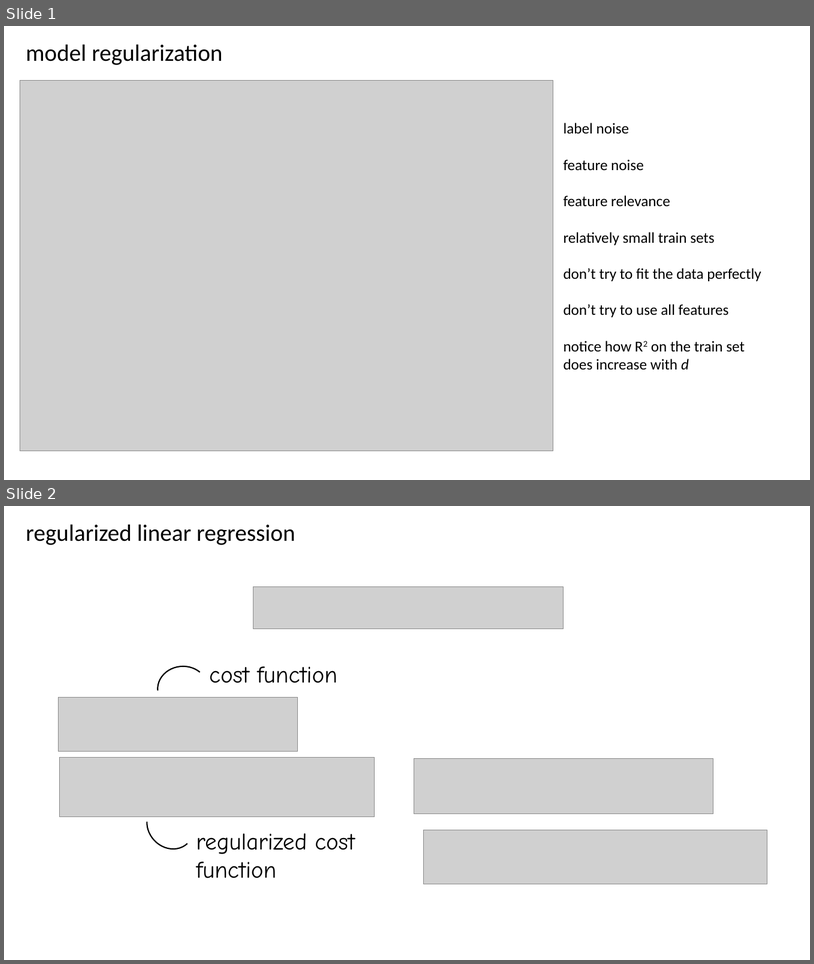
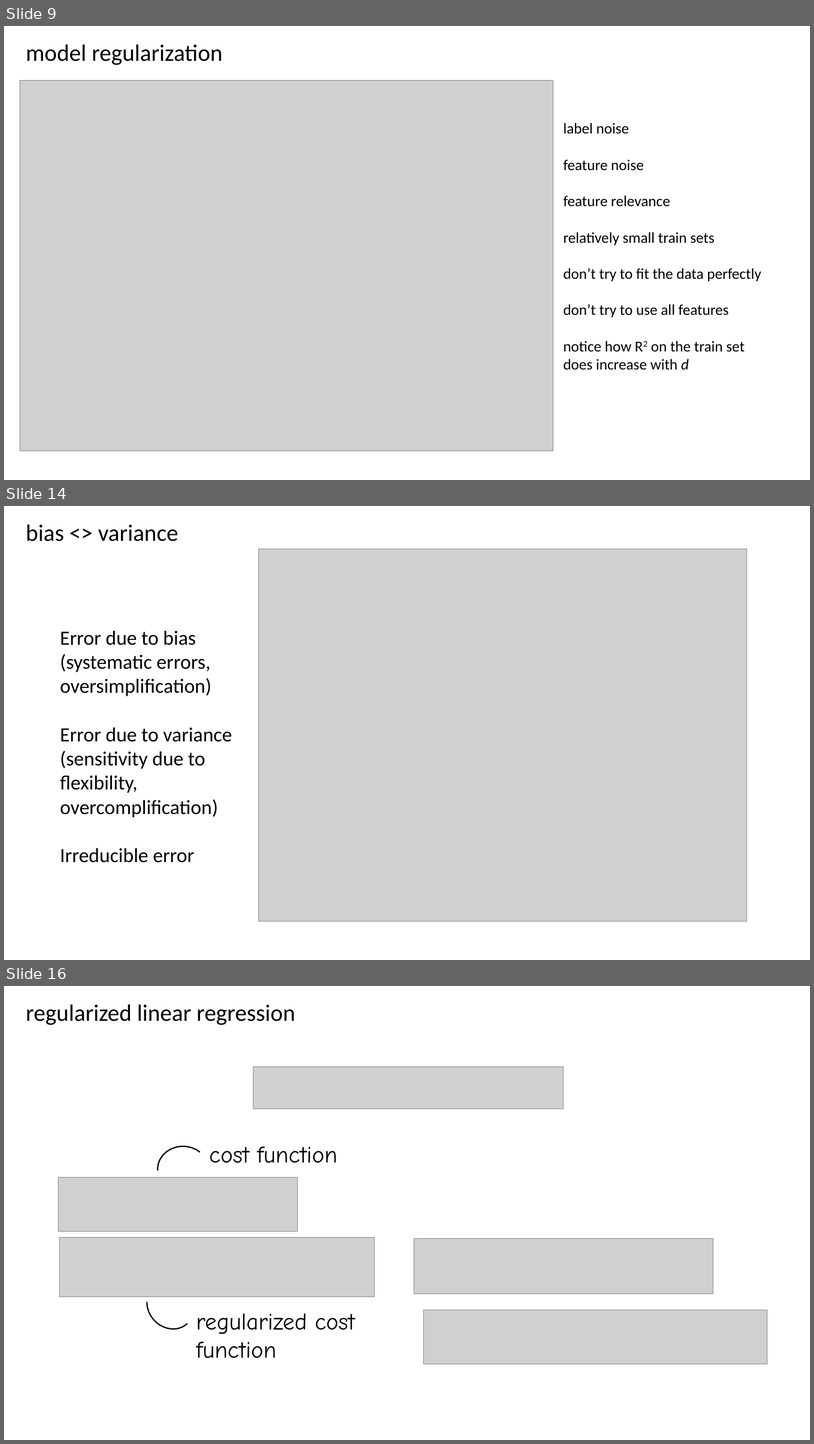
Before and after one commit to CompOmics/ML_AI_Analytical_Chemistry_Course, a slide deck: 03_Evaluation/slides/3_1_regularization.pptx. Shown one above the other, each under a label of ours: slides 1 and 2 before the commit, slides 9, 14 and 16 after it; the slides between them are not shown. The pictures are 814x964 and 814x1444 pixels, drawn with LibreOffice and Linux fonts; fonts in the diff are those of the drawing; grey boxes stand for pictures. Boxes give left, top, right and bottom in pixels: in the first picture for what was removed or moved away, otherwise in the second. Text is boxed around its words. In the diff, an @@ line names an element or a change of style, - is before the commit and + after.

```diff
--- a/03_Evaluation/slides/3_1_regularization.pptx
+++ b/03_Evaluation/slides/3_1_regularization.pptx
@@ slide 14 added at bbox=[4, 506, 810, 960], background #FFFFFF @@
@@ text added at bbox=[26, 524, 179, 541], 28 pt, text #000000 @@
+bias <> variance
@@ picture added at bbox=[258, 549, 747, 921] @@
@@ text added at bbox=[60, 630, 232, 862], 24 pt, text #000000 @@
+Error due to bias
+(systematic errors,
+oversimplification)
+Error due to variance
+(sensitivity due to flexibility,
+overcomplification)
+Irreducible error
@@ what was slide 1 is now slide 9 @@
@@ what was slide 2 is now slide 16 @@
```
Also in this commit, not shown: 13 other slides added, 2 other files.
